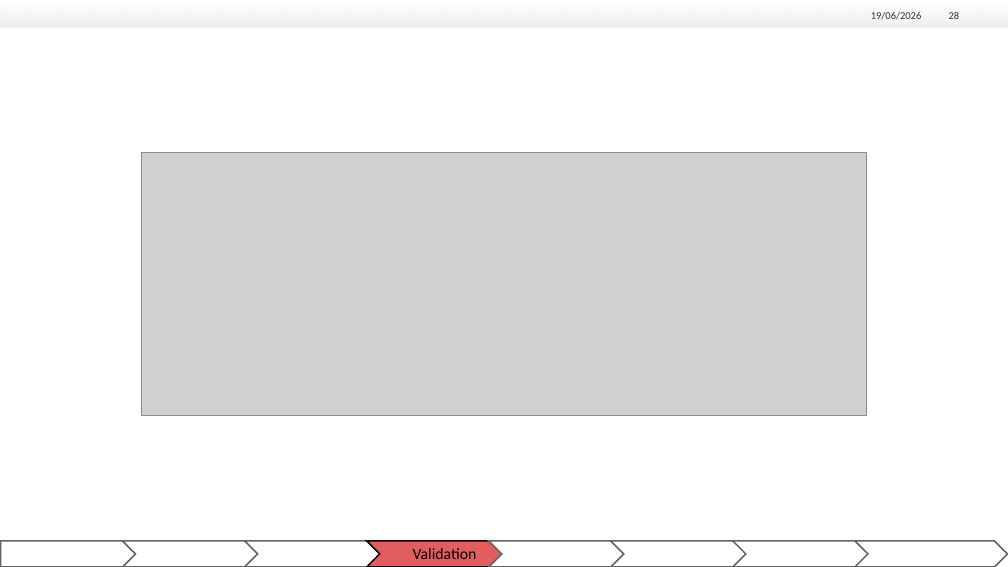
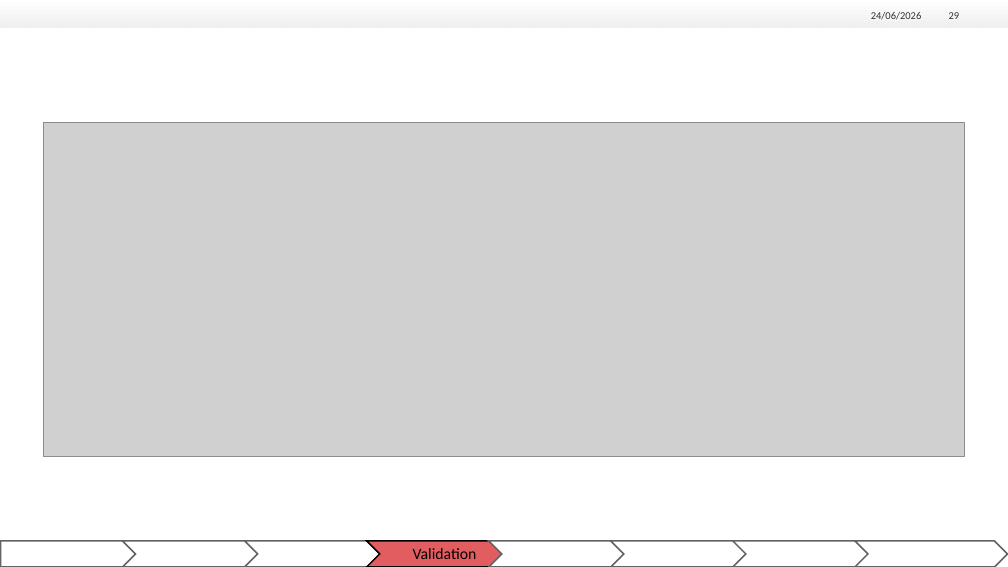
Before and after one commit to tinyThyssen/bachelor_project, a slide deck: slide 29 of Defense/Bachelor_defence.pptx (slide 28 before the commit). Drawn at 1008x567 pixels with LibreOffice and Linux fonts; fonts in the diff are those of the drawing; grey boxes stand for pictures; background and template pictures are left out. Boxes give left, top, right and bottom in pixels: in the first picture for what was removed or moved away, otherwise in the second. Text is boxed around its words. In the diff, an @@ line names an element or a change of style, - is before the commit and + after.

```diff
--- a/Defense/Bachelor_defence.pptx
+++ b/Defense/Bachelor_defence.pptx
@@ text at [871,12,922,20]: text changed @@
-19/06/2026
+24/06/2026
@@ picture: place and size @@
-picture at [141,153,867,416]
+picture at [43,123,965,457]
```
Also in this commit, not shown: 63 other slides changed, 1 slide added, 7 slides removed, 31 other files.
